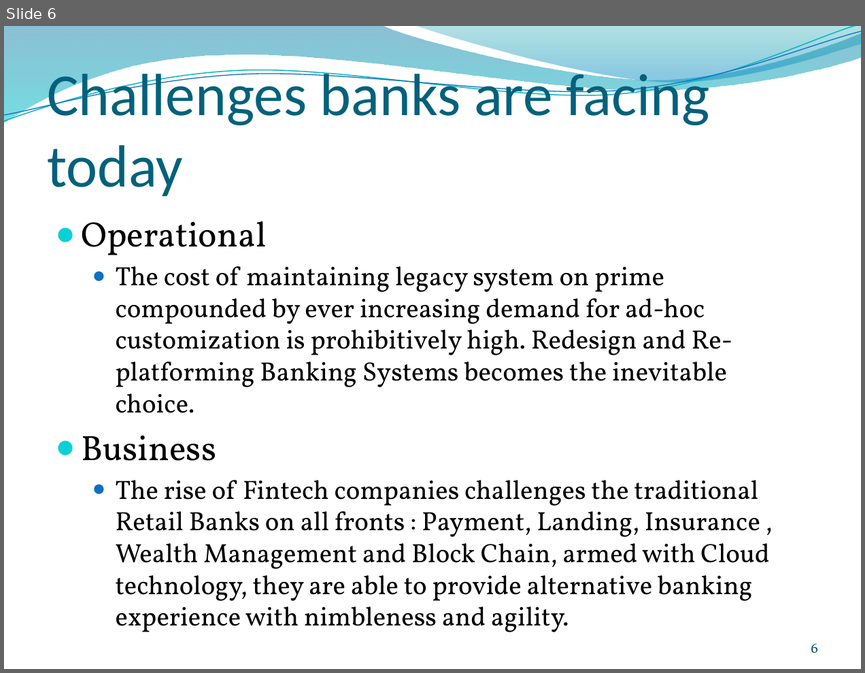
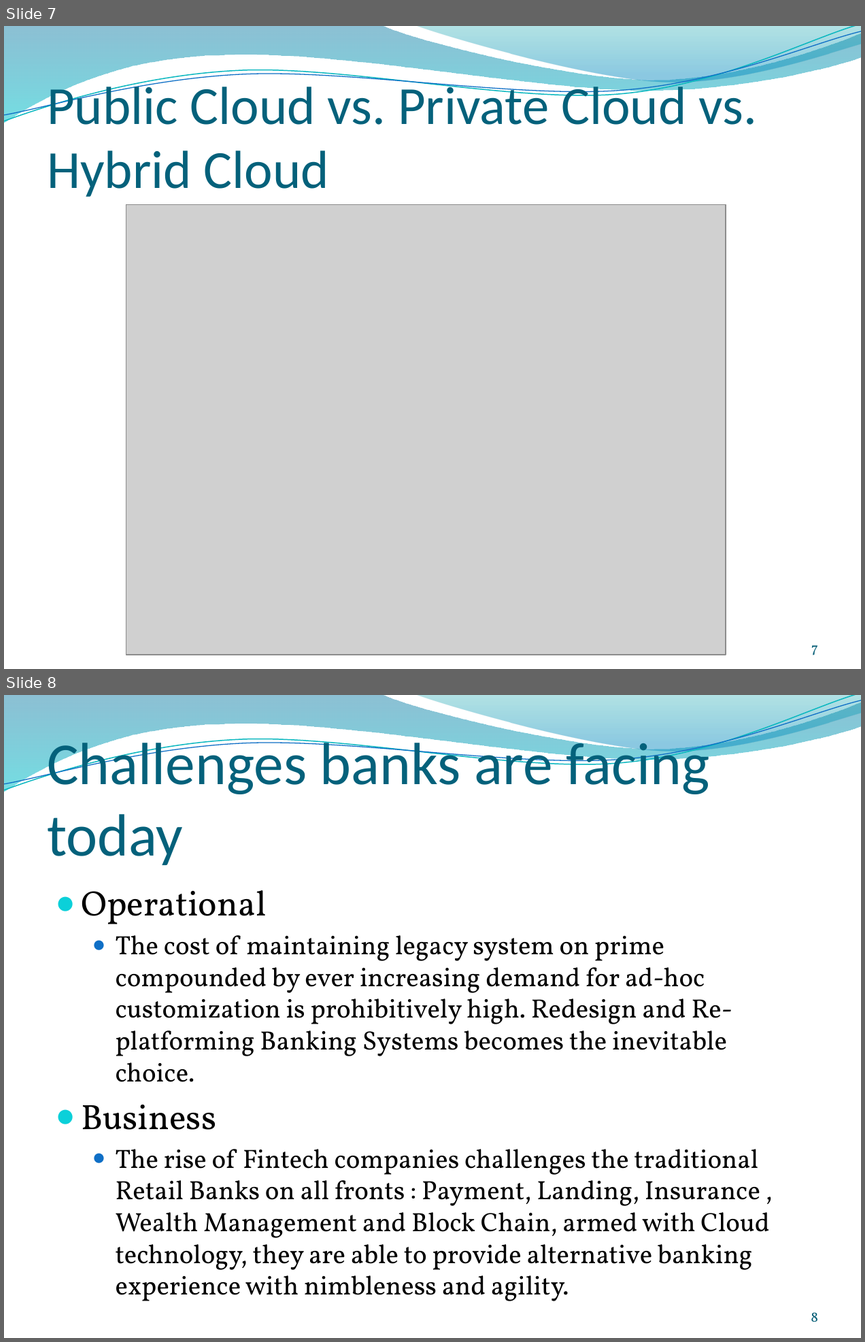
Before and after one commit to ignis01/aws101, a slide deck: cloud101.pptm. Shown one above the other, each under a label of ours: slide 6 before the commit, slides 7 and 8 after it. The pictures are 865x673 and 865x1342 pixels, drawn with LibreOffice and Linux fonts; fonts in the diff are those of the drawing; grey boxes stand for pictures; background and template pictures are left out. Boxes give left, top, right and bottom in pixels: in the first picture for what was removed or moved away, otherwise in the second. Text is boxed around its words. In the diff, an @@ line names an element or a change of style, - is before the commit and + after.

```diff
--- a/cloud101.pptm
+++ b/cloud101.pptm
@@ slide 7 added at bbox=[4, 26, 861, 669], background picture (left out); not listed: 4 template elements that a slide beside it also shows @@
@@ title added at bbox=[47, 79, 757, 197], 45 pt, text #04617B @@
+Public Cloud vs. Private Cloud vs. Hybrid Cloud
@@ picture added at bbox=[126, 204, 725, 654] @@
@@ page number added at bbox=[811, 645, 818, 655], 12 pt, text #045D75 @@
+7
@@ what was slide 6 is now slide 8 @@
@@ page number at bbox=[810, 1312, 818, 1321]: text changed @@
-6
+8
```
Also in this commit, not shown: 1 slide changed, 1 other slide added.
